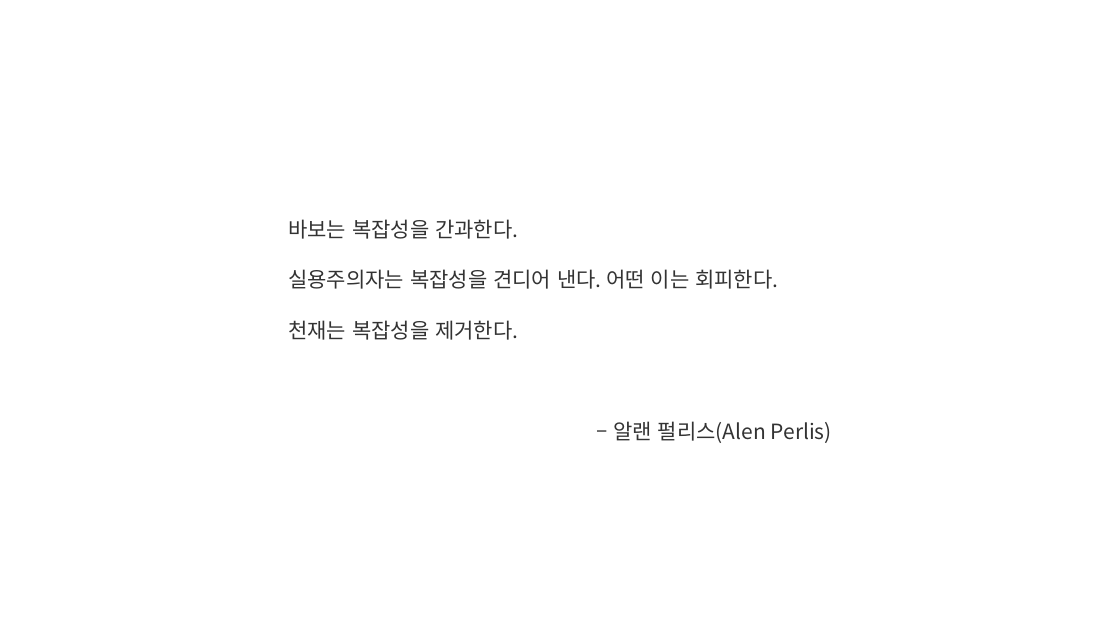
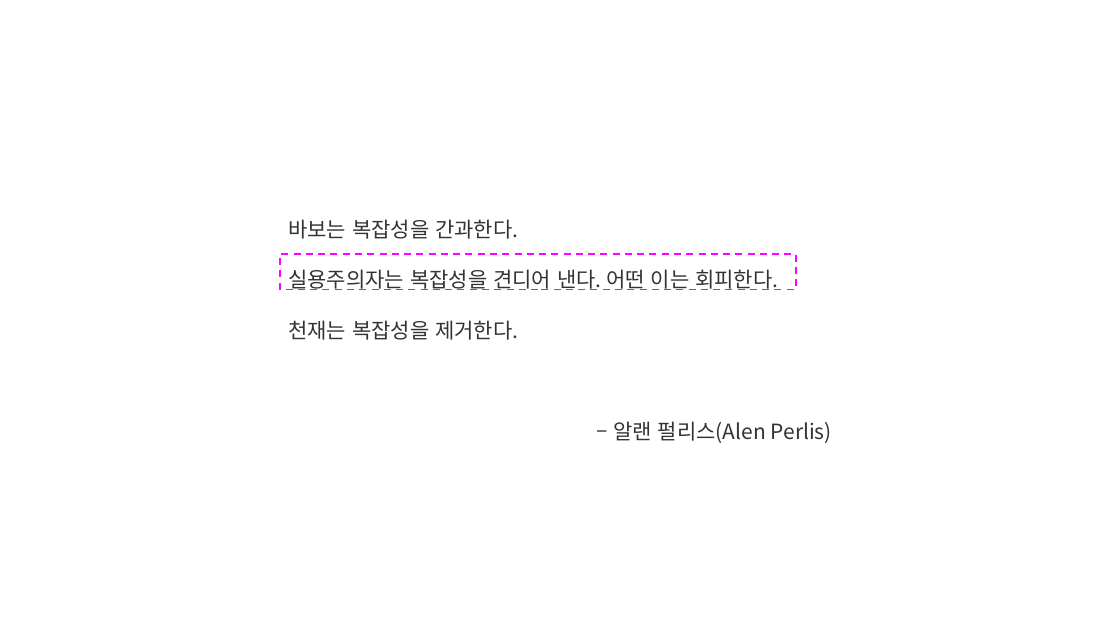
Before and after one commit to hnanmal/mQ, a slide deck: slide 31 of DynamoUserGroup/20221118_부산 세미나 준비/documentum/DynDict활용_발표자료.pptx (slide 30 before the commit). Drawn at 1120x630 pixels with LibreOffice and Linux fonts; fonts in the diff are those of the drawing. Boxes give left, top, right and bottom in pixels: in the first picture for what was removed or moved away, otherwise in the second. Text is boxed around its words. In the diff, an @@ line names an element or a change of style, - is before the commit and + after.

```diff
--- a/DynamoUserGroup/20221118_부산 세미나 준비/documentum/DynDict활용_발표자료.pptx
+++ b/DynamoUserGroup/20221118_부산 세미나 준비/documentum/DynDict활용_발표자료.pptx
@@ rectangle added at (x1=280, y1=255, x2=796, y2=290), outline #FF00FF 1.5 pt dashed @@
```
Also in this commit, not shown: 1 slide added, 6 other files.
